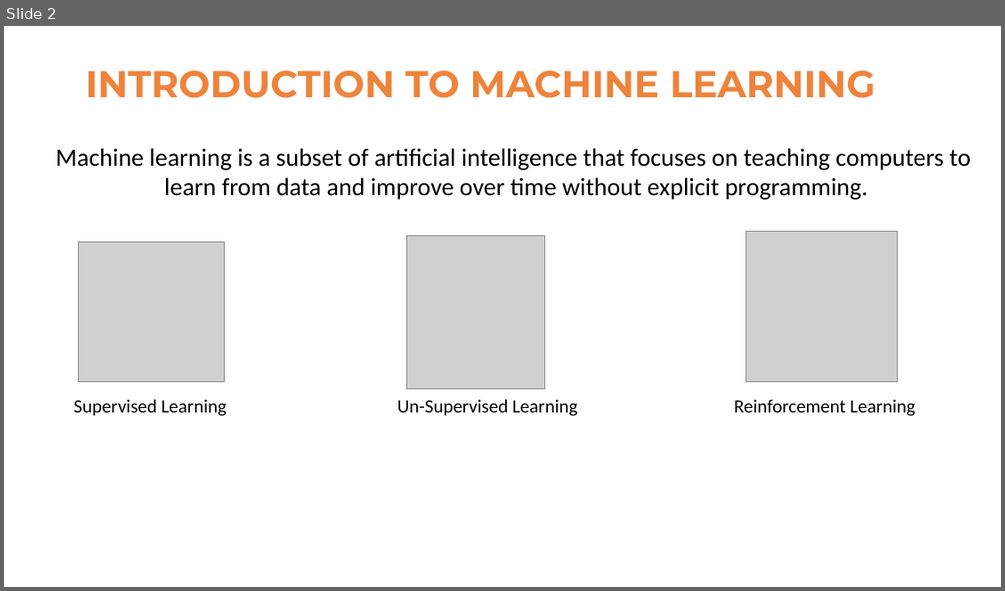
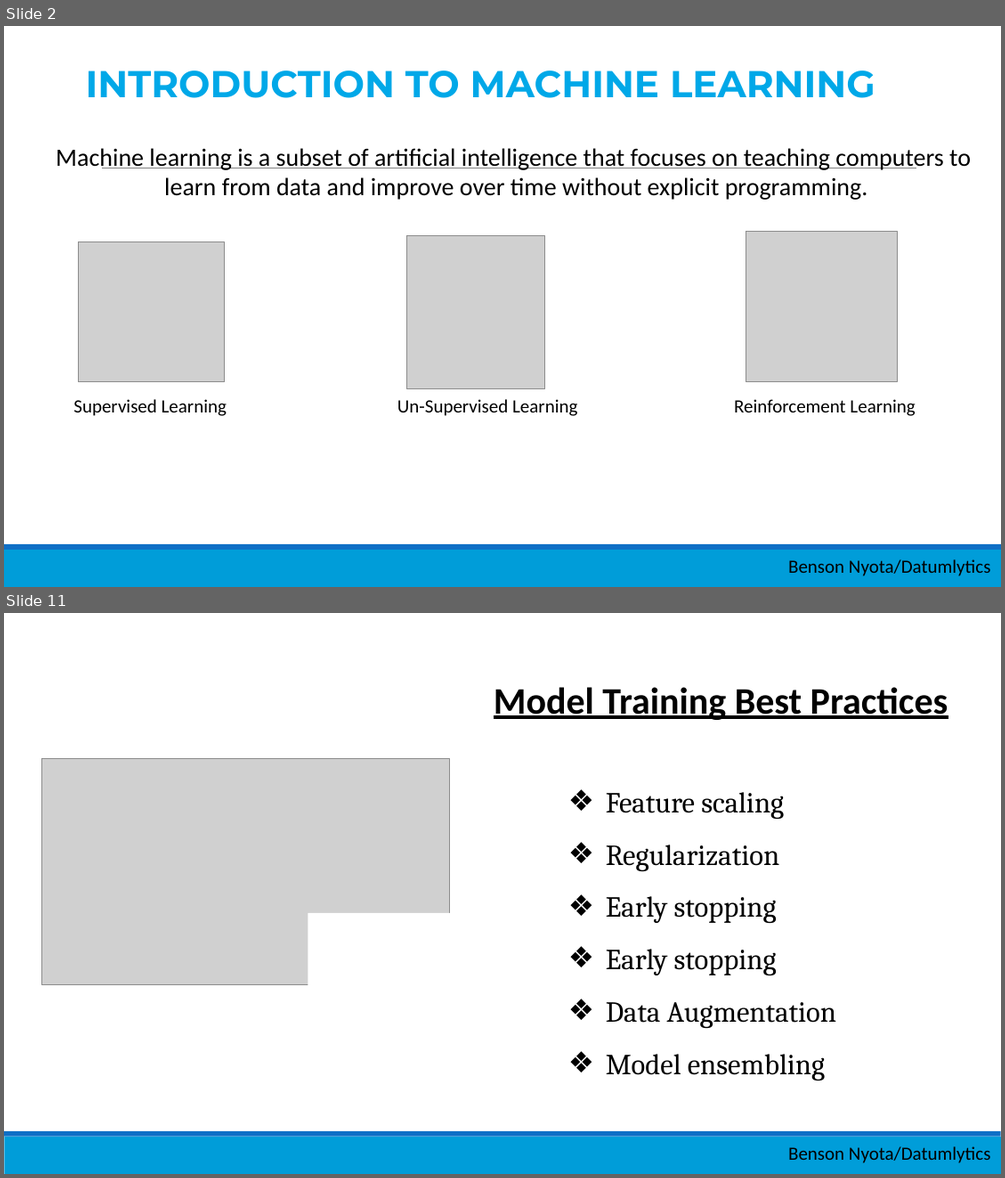
Before and after one commit to Nyotabenson/March24_Resources, a slide deck: 21_Intro... Machine Learning/Introduction_to_ML.pptx. Shown one above the other, each under a label of ours: slide 2 before the commit, slides 2 and 11 after it; the slides between them are not shown. The pictures are 1005x591 and 1005x1178 pixels, drawn with LibreOffice and Linux fonts; fonts in the diff are those of the drawing; grey boxes stand for pictures. Boxes give left, top, right and bottom in pixels: in the first picture for what was removed or moved away, otherwise in the second. Text is boxed around its words. In the diff, an @@ line names an element or a change of style, - is before the commit and + after.

```diff
--- a/21_Intro... Machine Learning/Introduction_to_ML.pptx
+++ b/21_Intro... Machine Learning/Introduction_to_ML.pptx
@@ slide 11 added at [4, 613, 1001, 1174], background #FFFFFF; not listed: 2 template elements that a slide beside it also shows @@
@@ text added at [494, 687, 948, 1080], 28 pt, text #000000 @@
+Model Training Best Practices
+    ❖ Feature scaling
+    ❖ Regularization
+    ❖ Early stopping
+    ❖ Early stopping
+    ❖ Data Augmentation
+    ❖ Model ensembling
@@ picture added at [42, 759, 450, 985] @@
@@ rectangle added at [307, 913, 499, 1029], fill #FFFFFF @@
@@ text added at [788, 1146, 991, 1163], 18 pt, text #000000 @@
+Benson Nyota/Datumlytics
@@ slide 2 changed as well @@
@@ text "INTRODUCTION TO MACHINE LEARNING" at [86, 70, 875, 98]: text colour gradient #FF0000 to #EE843B to #9E480E to gradient #FF0000 to #00A8E8 to #005E82, letter outline #B5D2EC 0.75 pt to #83BFF6 0.75 pt @@
@@ line added from (102, 168) to (917, 168), #808080 0.5 pt @@
@@ rectangle added at [4, 549, 1001, 587], fill #009DD9 @@
@@ rectangle added at [4, 544, 1001, 549], fill #0F6FC6 @@
@@ text added at [788, 559, 991, 576], 18 pt, text #000000 @@
+Benson Nyota/Datumlytics
```
Also in this commit, not shown: 5 other slides changed, 8 other slides added, 6 slides removed, 3 other files.
